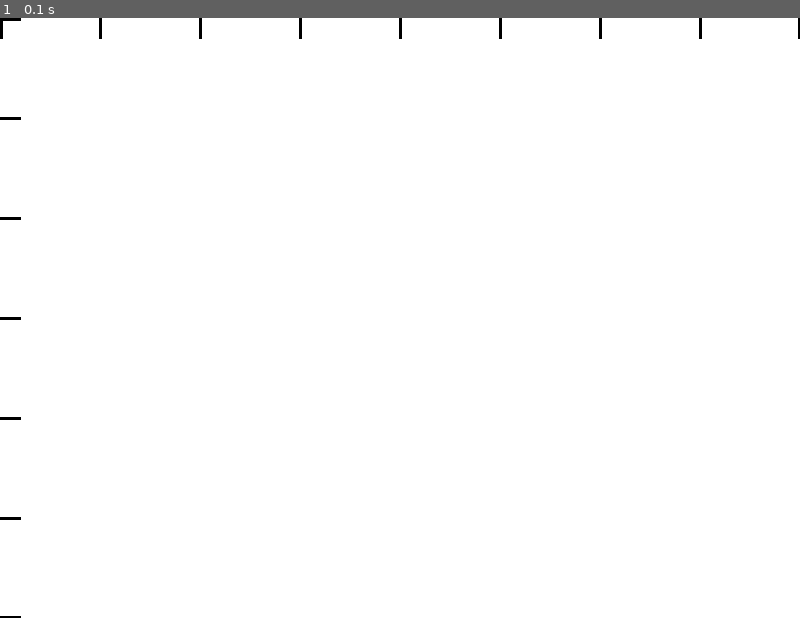
Above: before the commit, frame 1.
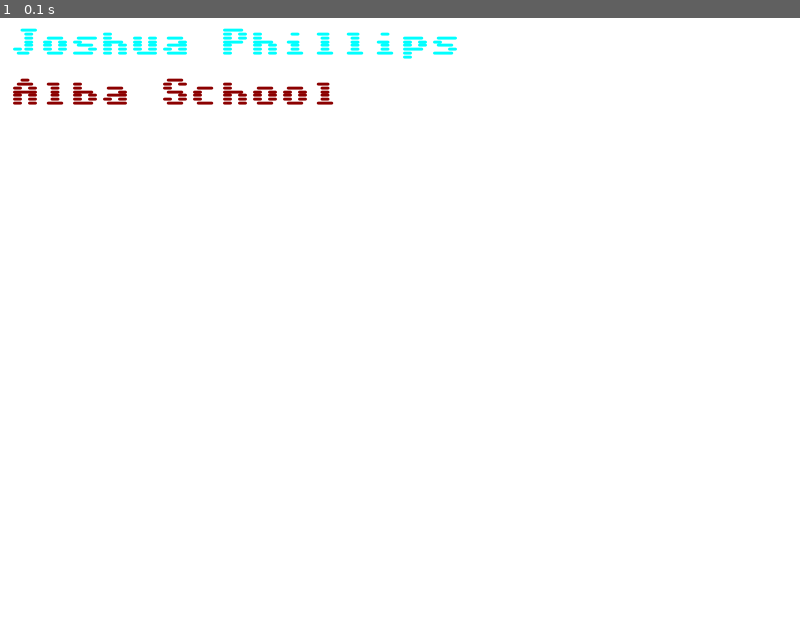
Above: after the commit, the same moment.

Repository: PhillipsJo860/pygame-text-intro
Game: pygame game, started from game.py
Two runs of this game, one before a commit and one after it. Both use one fixed random seed, a clock stepped at 60 frames per second and the inputs below.
Inputs:
- Up to frame 1 (0.1 s): no input

The runs differ from the first frame. In frame 1, 1.8% of the frame differs, in the area x 0-100%, y 0-100%.

Commit message:
added a font to create unique text

Diff:
--- a/game.py
+++ b/game.py
@@ -28,19 +28,23 @@
     pygame.draw.circle(screen, color, center, radius, thickness)
 
 def draw_text(screen, text, font, text_col, x, y):
-     img = font.render(text, True, text_col)
+    img = font.render( text, True, text_col)
+    screen.blit(img, (x,y))
 
 def main():
     screen = init_game()
     clock = pygame.time.Clock()
-    text_font = pygame.font.Font()
+    text_font = pygame.font.Font('sixtyfour.ttf', 30)
     running = True
     while running:
         running = handle_events()
         screen.fill(config.COLOR_WHITE)
 
+        draw_text(screen, 'Joshua Phillips', text_font, config.COLOR_CYAN, 10, 10)
+        draw_text(screen, 'Alba School', text_font, config.COLOR_DARKRED, 10, 60)
+
         # Calling a grid (Comment this out after you are done coding)
-        grid(screen)
+        # grid(screen)
 
         pygame.display.flip()
 
Binary file added: sixtyfour.ttf
